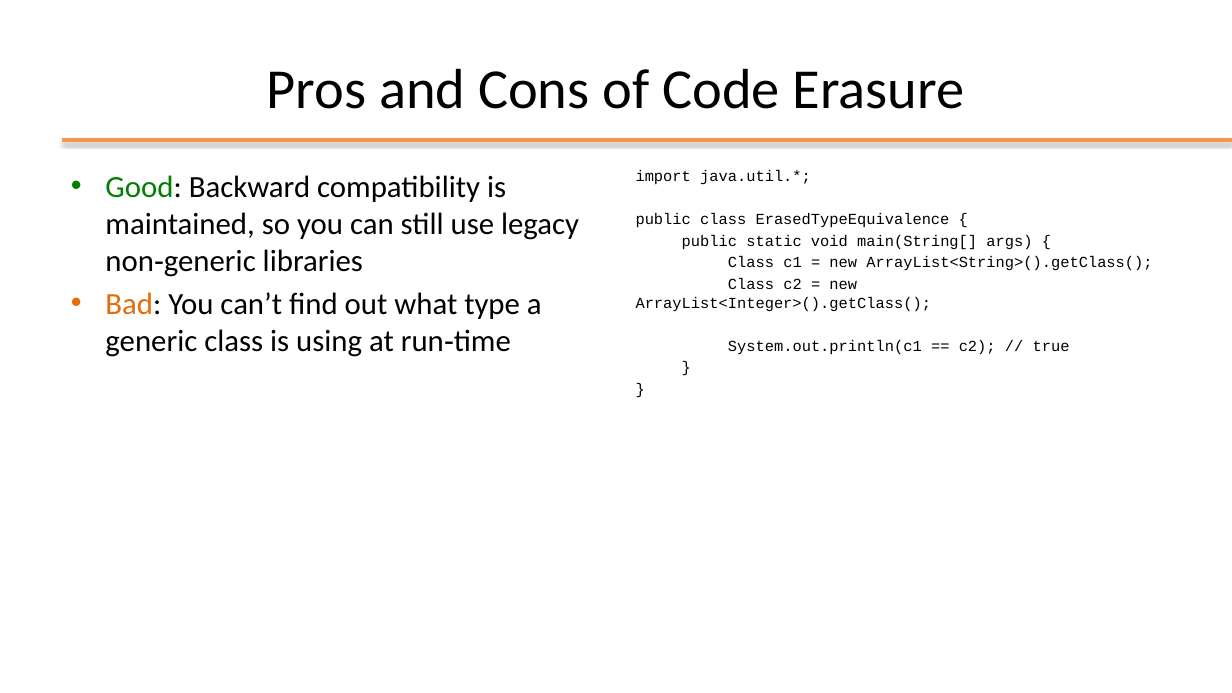
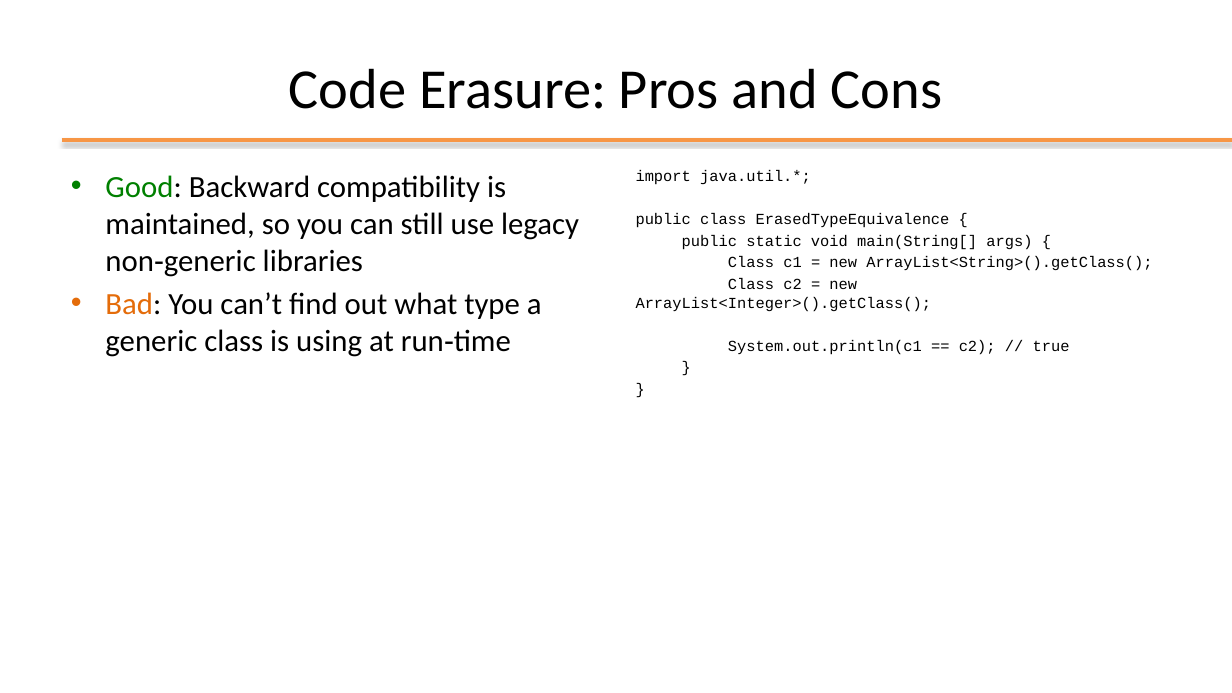
Before and after one commit to plctechnician/ooprogramming, a slide deck: slide 20 of java/slides/ppt/05 - Java Generic Data Structures.pptx. Drawn at 1232x693 pixels with LibreOffice and Linux fonts; fonts in the diff are those of the drawing; background and template pictures are left out. Boxes give left, top, right and bottom in pixels: in the first picture for what was removed or moved away, otherwise in the second. Text is boxed around its words. In the diff, an @@ line names an element or a change of style, - is before the commit and + after.

```diff
--- a/java/slides/ppt/05 - Java Generic Data Structures.pptx
+++ b/java/slides/ppt/05 - Java Generic Data Structures.pptx
@@ title at [289, 68, 943, 109]: text changed @@
-Pros and Cons of Code Erasure
+Code Erasure: Pros and Cons
```
Also in this commit, not shown: 7 other slides changed, 8 other files.
